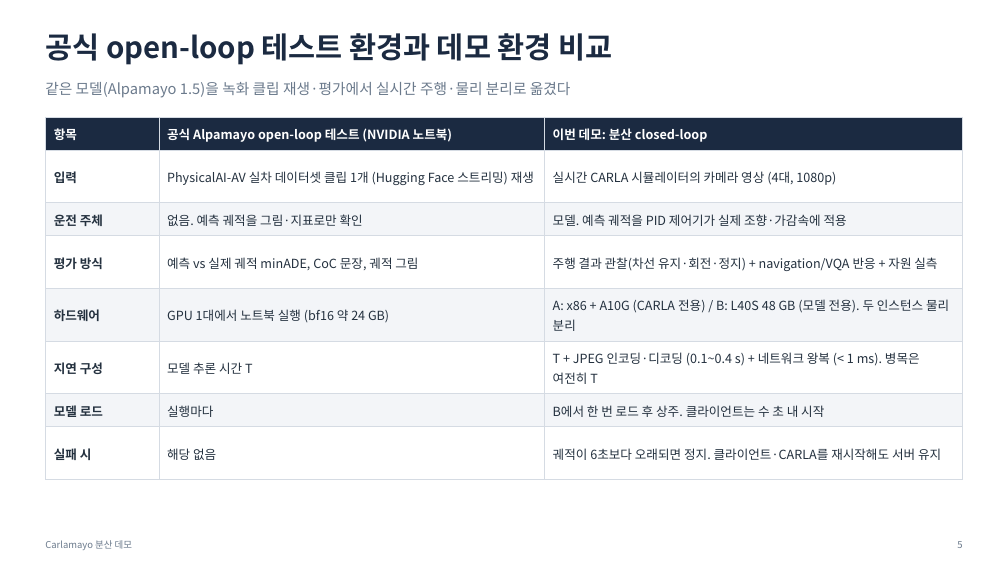
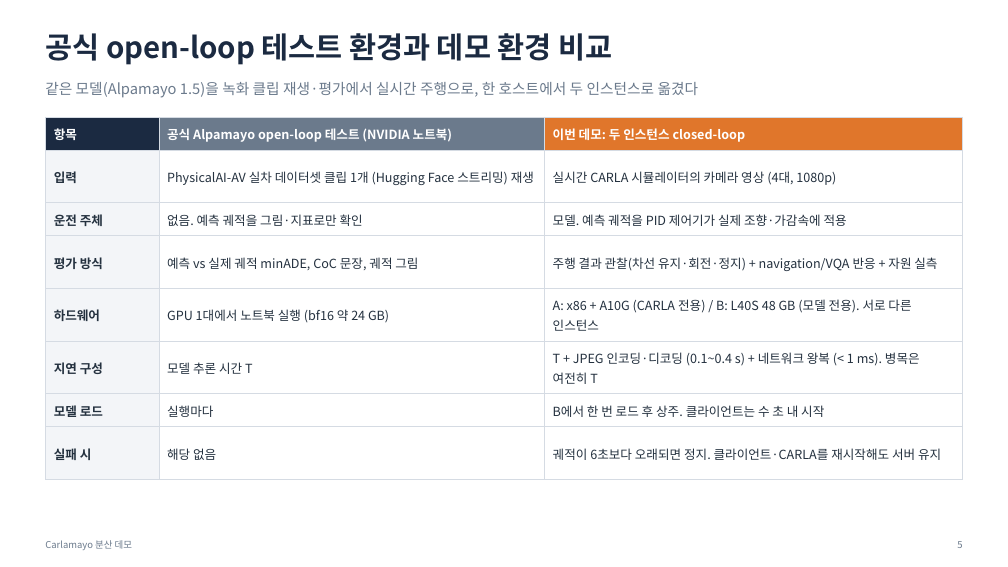
Before and after one commit to JwonMoon/carlamayo-my-distributed, a slide deck: slide 5 of docs/distributed/demo-overview-short.pptx. Drawn at 1008x567 pixels with LibreOffice and Linux fonts; fonts in the diff are those of the drawing. Boxes give left, top, right and bottom in pixels: in the first picture for what was removed or moved away, otherwise in the second. Text is boxed around its words. In the diff, an @@ line names an element or a change of style, - is before the commit and + after.

```diff
--- a/docs/distributed/demo-overview-short.pptx
+++ b/docs/distributed/demo-overview-short.pptx
@@ text at (45,82,699,98): text changed @@
-같은 모델(Alpamayo 1.5)을 녹화 클립 재생·평가에서 실시간 주행·물리 분리로 옮겼다
+같은 모델(Alpamayo 1.5)을 녹화 클립 재생·평가에서 실시간 주행으로, 한 호스트에서 두 인스턴스로 옮겼다
@@ table at (45,117,963,464) @@
-row 1, column 3: 이번 데모: 분산 closed-loop
+row 1, column 3: 이번 데모: 두 인스턴스 closed-loop
-row 5, column 3: A: x86 + A10G (CARLA 전용) / B: L40S 48 GB (모델 전용). 두 인스턴스 물리 분리
+row 5, column 3: A: x86 + A10G (CARLA 전용) / B: L40S 48 GB (모델 전용). 서로 다른 인스턴스
@@ fill #1B2A41 to #6B7A8C in row 1, column 2 @@
@@ fill #1B2A41 to #E0762B in row 1, column 3 @@
@@ fill #FFFFFF to #F3F5F8 in 4 cells @@
@@ fill #F3F5F8 to #FFFFFF in 6 cells @@
```
Also in this commit, not shown: 3 other slides changed, 1 slide added, 1 slide removed, 2 other files.
